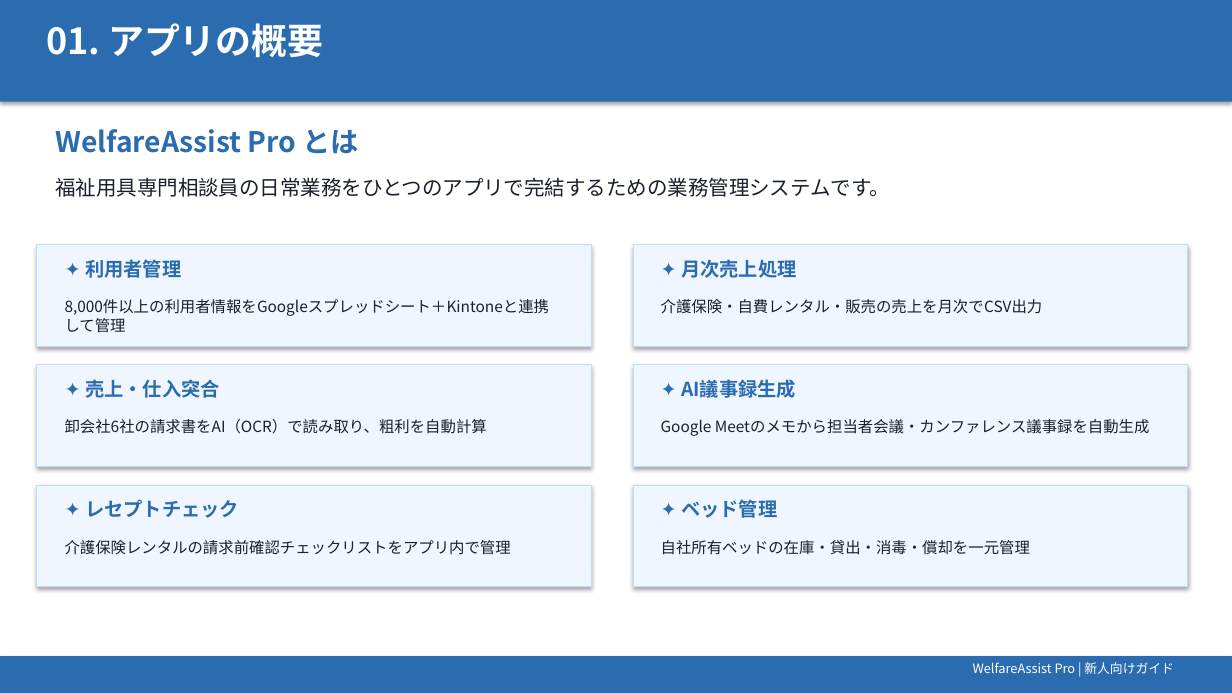
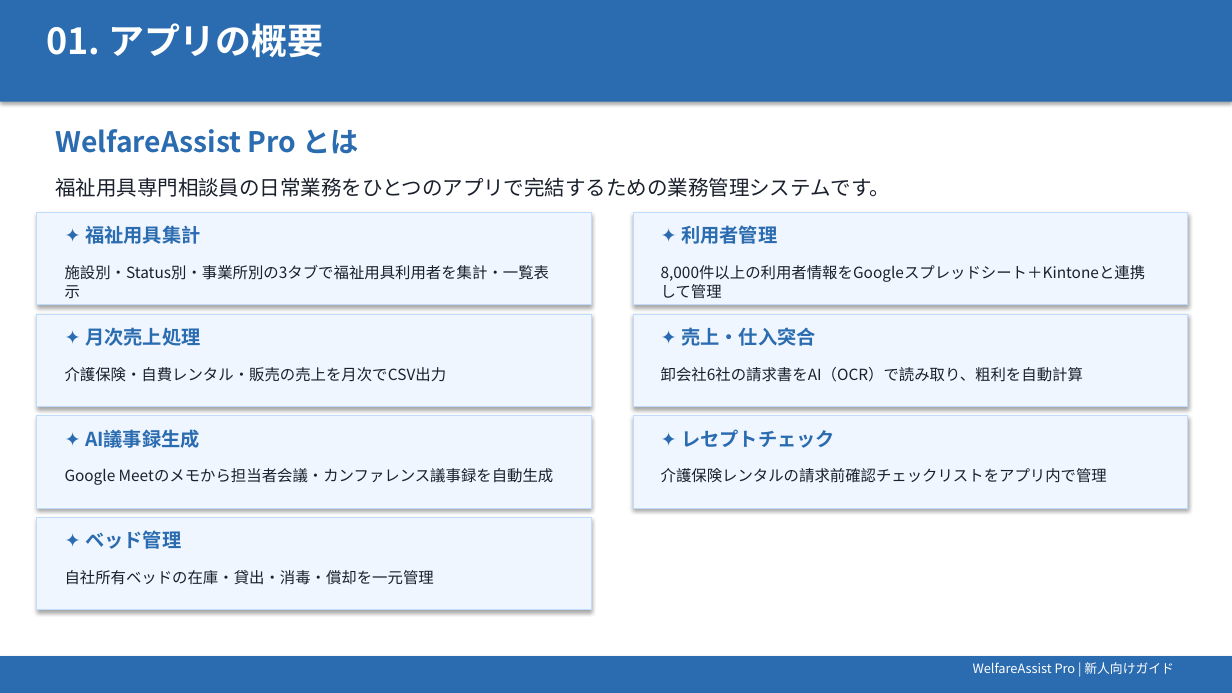
Before and after one commit to yoriko-kikunaga/welfare-assist-pro, a slide deck: slide 3 of docs/WelfareAssist_Pro_新人向けガイド.pptx. Drawn at 1232x693 pixels with LibreOffice and Linux fonts; fonts in the diff are those of the drawing. Boxes give left, top, right and bottom in pixels: in the first picture for what was removed or moved away, otherwise in the second. Text is boxed around its words. In the diff, an @@ line names an element or a change of style, - is before the commit and + after.

```diff
--- a/docs/WelfareAssist_Pro_新人向けガイド.pptx
+++ b/docs/WelfareAssist_Pro_新人向けガイド.pptx
@@ rectangle: place and size @@
-rectangle at [37, 245, 592, 347]
+rectangle at [37, 213, 592, 305]
@@ text at [85, 225, 201, 244]: text changed @@
-✦ 利用者管理
+✦ 福祉用具集計
@@ rectangle: place and size @@
-rectangle at [633, 245, 1188, 347]
+rectangle at [633, 213, 1188, 305]
@@ text at [681, 225, 777, 244]: text changed @@
-✦ 月次売上処理
+✦ 利用者管理
@@ text added at [65, 265, 550, 299], 12 pt, text #1A202C @@
+施設別・Status別・事業所別の3タブで福祉用具利用者を集計・一覧表示
@@ text "8,000件以上の利用者情報をGoogleスプレッドシート＋Kintoneと連携して管理": place and size @@
-text "8,000件以上の利用者情報をGoogleスプレッドシート＋Kintoneと連携して管理" at [65, 299, 550, 316]
+text "8,000件以上の利用者情報をGoogleスプレッドシート＋Kintoneと連携して管理" at [661, 265, 1146, 282]
@@ rectangle: place and size @@
-rectangle at [37, 365, 592, 467]
+rectangle at [37, 314, 592, 407]
@@ text at [85, 327, 201, 346]: text changed @@
-✦ 売上・仕入突合
+✦ 月次売上処理
@@ rectangle: place and size @@
-rectangle at [633, 365, 1188, 467]
+rectangle at [633, 314, 1188, 407]
@@ text added at [681, 327, 816, 346], 15 pt, text #2B6CB0, bold @@
+✦ 売上・仕入突合
@@ text "介護保険・自費レンタル・販売の売上を月次でCSV出力": place and size @@
-text "介護保険・自費レンタル・販売の売上を月次でCSV出力" at [661, 299, 1043, 314]
+text "介護保険・自費レンタル・販売の売上を月次でCSV出力" at [65, 367, 447, 382]
@@ text "卸会社6社の請求書をAI（OCR）で読み取り、粗利を自動計算": place and size @@
-text "卸会社6社の請求書をAI（OCR）で読み取り、粗利を自動計算" at [65, 419, 487, 434]
+text "卸会社6社の請求書をAI（OCR）で読み取り、粗利を自動計算" at [661, 367, 1083, 382]
@@ rectangle: place and size @@
-rectangle at [37, 485, 592, 587]
+rectangle at [37, 416, 592, 508]
@@ rectangle: place and size @@
-rectangle at [633, 485, 1188, 587]
+rectangle at [633, 416, 1188, 508]
@@ text "✦ AI議事録生成": place and size @@
-text "✦ AI議事録生成" at [652, 372, 1169, 414]
+text "✦ AI議事録生成" at [55, 422, 573, 464]
@@ text "✦ レセプトチェック": place and size @@
-text "✦ レセプトチェック" at [85, 499, 239, 518]
+text "✦ レセプトチェック" at [681, 429, 835, 448]
@@ text "Google Meetのメモから担当者会議・カンファレンス議事録を自動生成": place and size @@
-text "Google Meetのメモから担当者会議・カンファレンス議事録を自動生成" at [661, 419, 1150, 436]
+text "Google Meetのメモから担当者会議・カンファレンス議事録を自動生成" at [65, 468, 554, 485]
@@ text "介護保険レンタルの請求前確認チェックリストをアプリ内で管理": place and size @@
-text "介護保険レンタルの請求前確認チェックリストをアプリ内で管理" at [65, 540, 511, 555]
+text "介護保険レンタルの請求前確認チェックリストをアプリ内で管理" at [661, 468, 1107, 483]
@@ rectangle added at [37, 518, 592, 610], fill #EFF6FF, outline #BFDBFE 0.75 pt @@
@@ text "✦ ベッド管理": place and size @@
-text "✦ ベッド管理" at [681, 499, 777, 518]
+text "✦ ベッド管理" at [85, 530, 181, 549]
@@ text "自社所有ベッドの在庫・貸出・消毒・償却を一元管理": place and size @@
-text "自社所有ベッドの在庫・貸出・消毒・償却を一元管理" at [661, 540, 1030, 555]
+text "自社所有ベッドの在庫・貸出・消毒・償却を一元管理" at [65, 570, 434, 585]
```
Also in this commit, not shown: 2 other slides changed, 1 other file.
